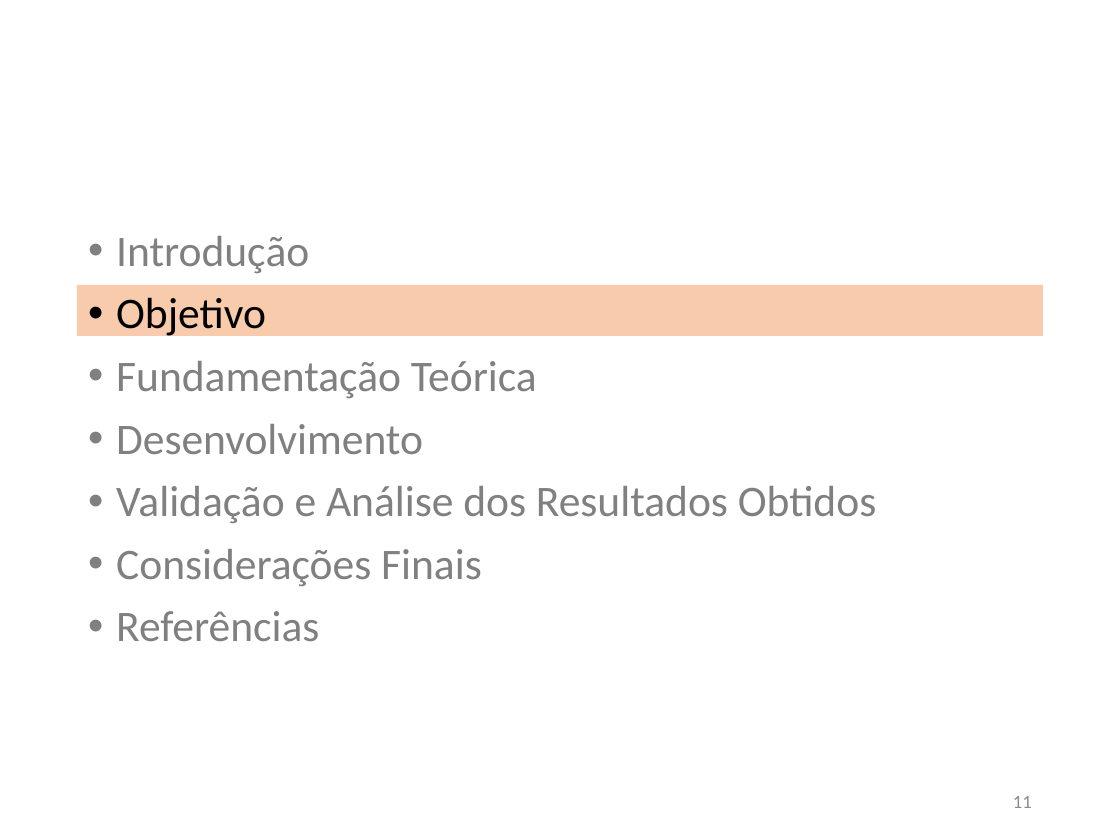
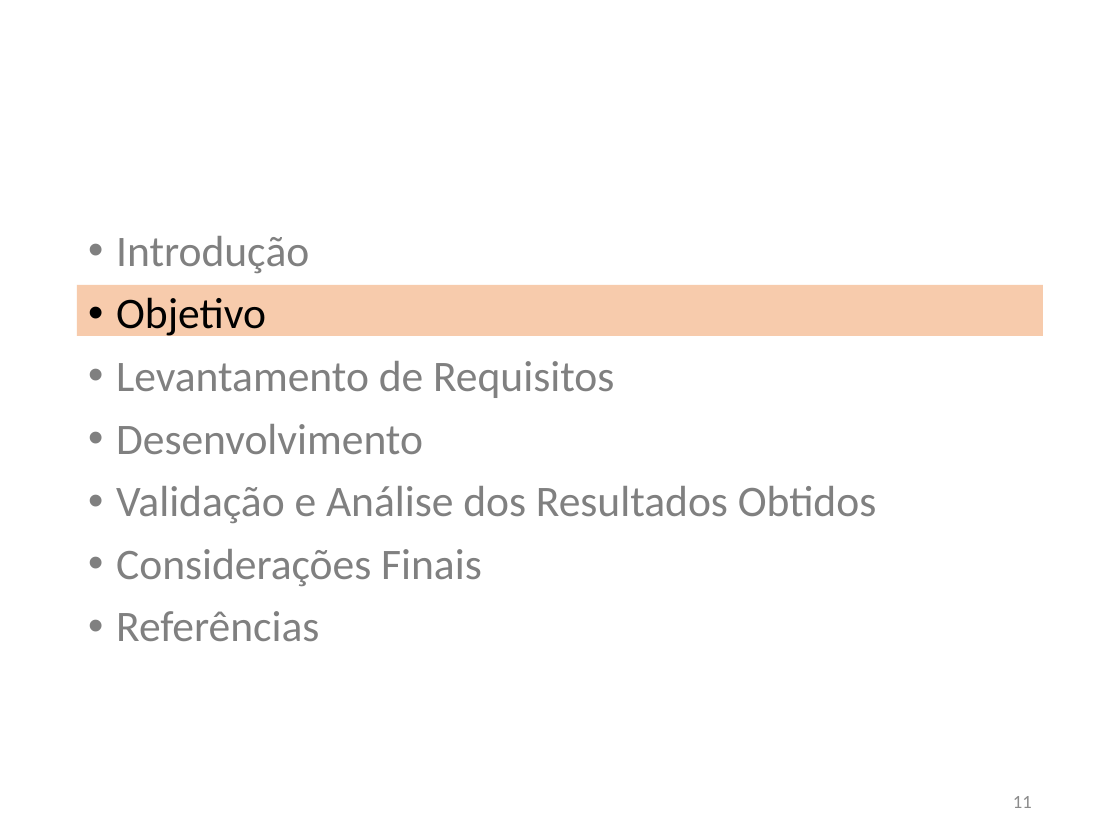
Before and after one commit to JoaoVFG/documentacaoTG, a slide deck: slide 11 of APRESENTAÇÃO JOAO VITOR.pptx. Drawn at 1120x840 pixels with LibreOffice and Linux fonts; fonts in the diff are those of the drawing. Boxes give left, top, right and bottom in pixels: in the first picture for what was removed or moved away, otherwise in the second. Text is boxed around its words. In the diff, an @@ line names an element or a change of style, - is before the commit and + after.

```diff
--- a/APRESENTAÇÃO JOAO VITOR.pptx
+++ b/APRESENTAÇÃO JOAO VITOR.pptx
@@ text at [116, 361, 614, 398]: text changed @@
-• Fundamentação Teórica
+• Levantamento de Requisitos
```
Also in this commit, not shown: 12 other slides changed, 3 slides removed, 6 other files.
